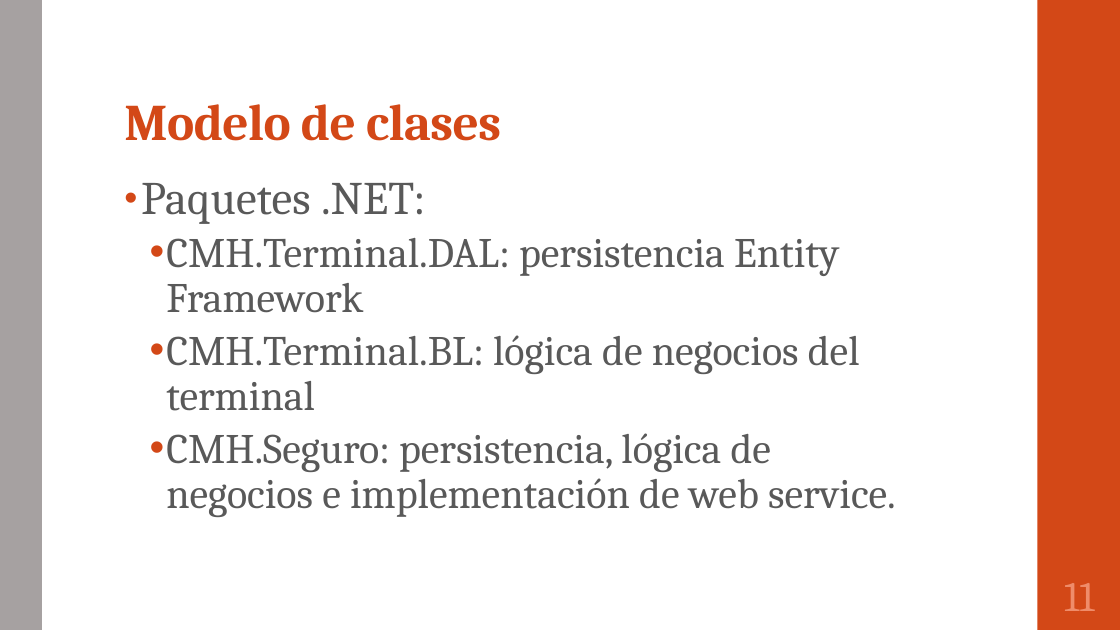
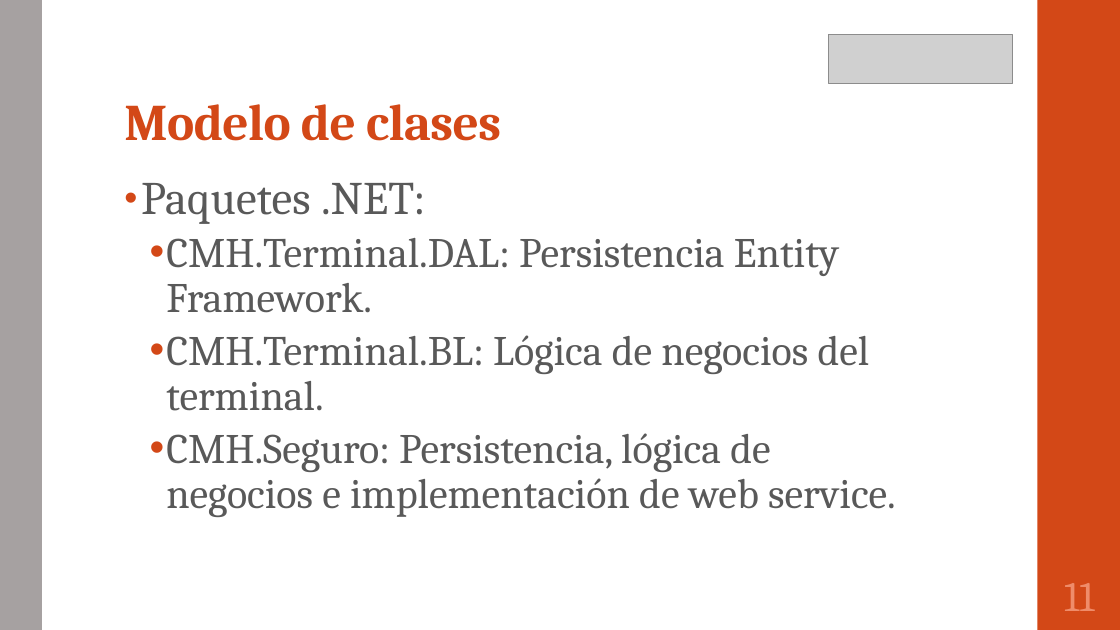
Before and after one commit to portafolio2016/hipocrates, a slide deck: slide 12 of presentación lunes 24 octubre 2016.pptx. Drawn at 1120x630 pixels with LibreOffice and Linux fonts; fonts in the diff are those of the drawing; grey boxes stand for pictures. Boxes give left, top, right and bottom in pixels: in the first picture for what was removed or moved away, otherwise in the second. Text is boxed around its words. In the diff, an @@ line names an element or a change of style, - is before the commit and + after.

```diff
--- a/presentación lunes 24 octubre 2016.pptx
+++ b/presentación lunes 24 octubre 2016.pptx
@@ picture added at [829, 34, 1013, 82] @@
@@ text at [166, 238, 896, 517]: text changed @@
-  • CMH.Terminal.DAL: persistencia Entity Framework
-  • CMH.Terminal.BL: lógica de negocios del terminal
-  • CMH.Seguro: persistencia, lógica de negocios e implementación de web service.
+  • CMH.Terminal.DAL: Persistencia Entity Framework.
+  • CMH.Terminal.BL: Lógica de negocios del terminal.
+  • CMH.Seguro: Persistencia, lógica de negocios e implementación de web service.
```
Also in this commit, not shown: 16 other slides changed.
